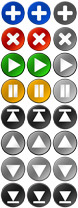
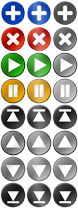
Layered file, before and after one edit (78x208). Changes by layer:
renamed "up Kopie 2" to "hover", painted on it over [left=26, top=1, right=52, bottom=208]
